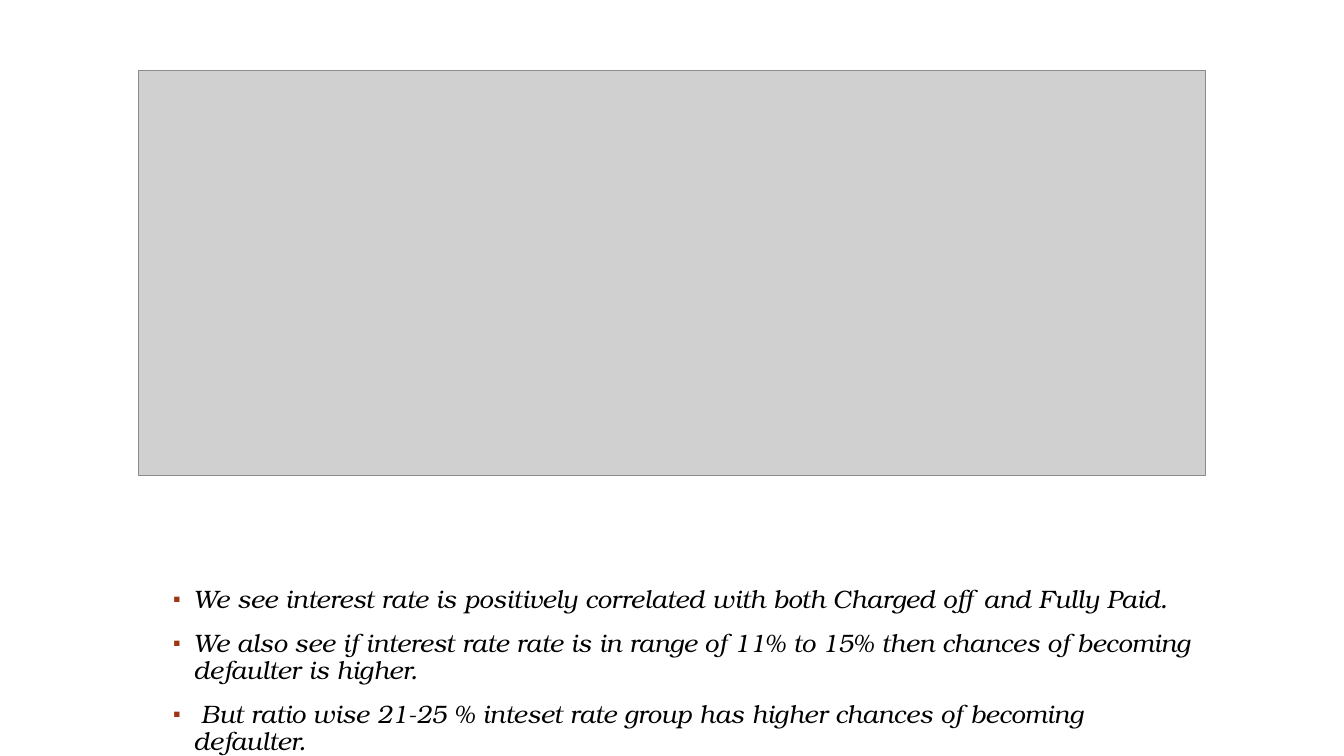
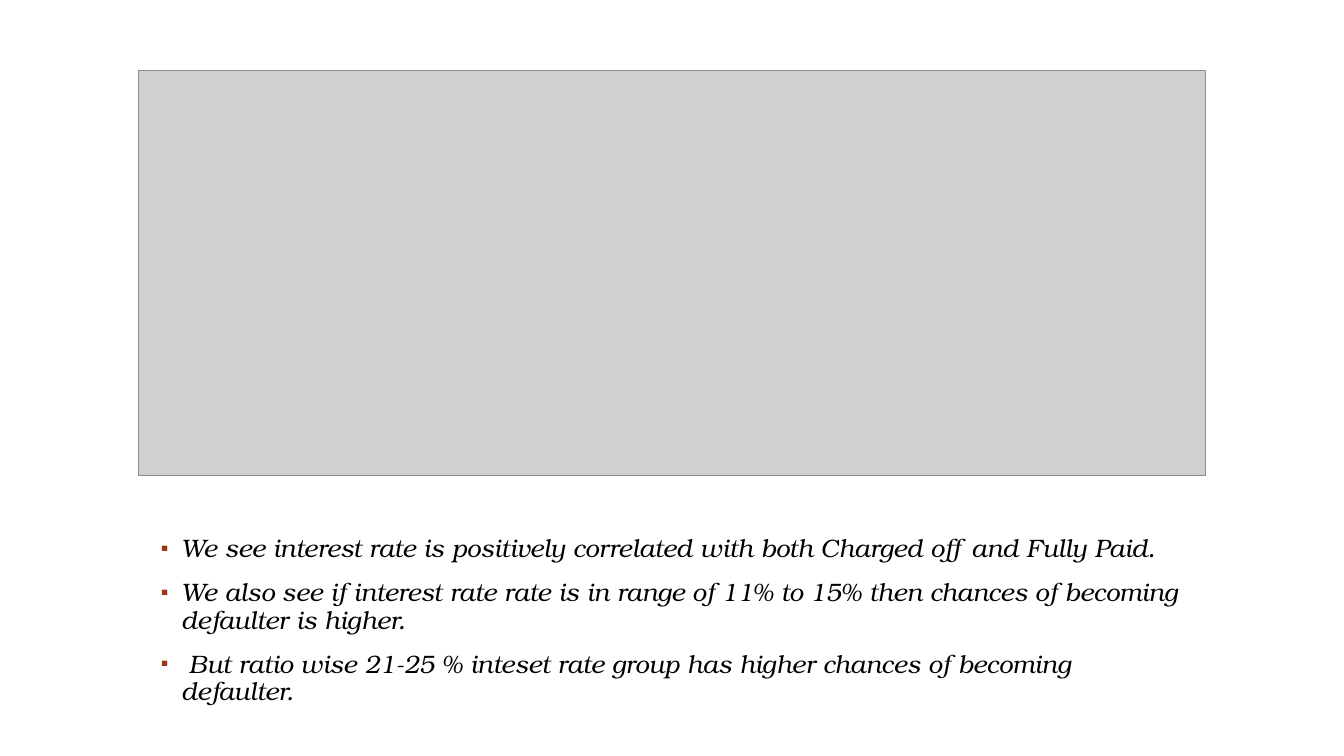
Before and after one commit to rahul2july/lendingclubcasestudy, a slide deck: slide 12 of lendingclubcasestudy.pptx. Drawn at 1344x756 pixels with LibreOffice and Linux fonts; fonts in the diff are those of the drawing; grey boxes stand for pictures; background and template pictures are left out. Boxes give left, top, right and bottom in pixels: in the first picture for what was removed or moved away, otherwise in the second. Text is boxed around its words. In the diff, an @@ line names an element or a change of style, - is before the commit and + after.

```diff
--- a/lendingclubcasestudy.pptx
+++ b/lendingclubcasestudy.pptx
@@ text "We see interest rate is ...": place and size @@
-text "We see interest rate is ..." at (193, 589, 1190, 729)
+text "We see interest rate is ..." at (181, 538, 1178, 679)
```
Also in this commit, not shown: 9 other slides changed, 1 other file.
